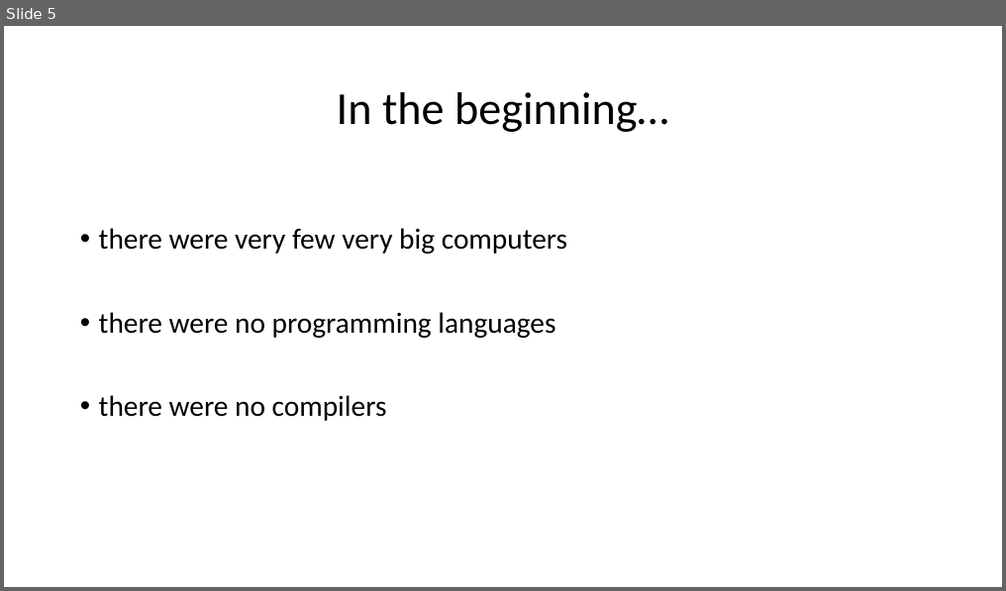
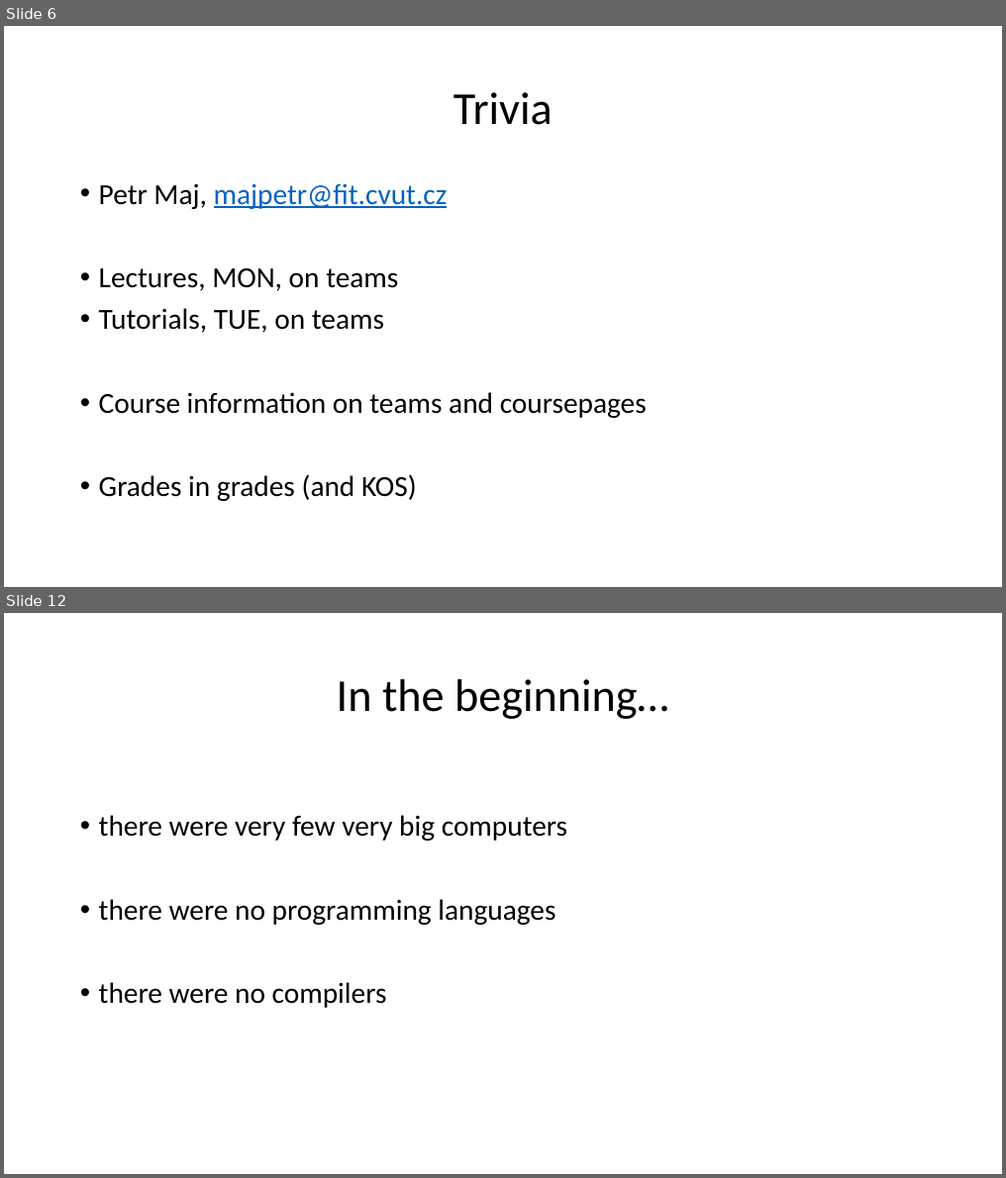
Before and after one commit to ganoliz/NI-GEN, a slide deck: media/NI-GEN-1.pptx. Shown one above the other, each under a label of ours: slide 5 before the commit, slides 6 and 12 after it; the slides between them are not shown. The pictures are 1006x591 and 1006x1178 pixels, drawn with LibreOffice and Linux fonts; fonts in the diff are those of the drawing. Boxes give left, top, right and bottom in pixels: in the first picture for what was removed or moved away, otherwise in the second. Text is boxed around its words. In the diff, an @@ line names an element or a change of style, - is before the commit and + after.

```diff
--- a/media/NI-GEN-1.pptx
+++ b/media/NI-GEN-1.pptx
@@ slide 6 added at (x1=4, y1=26, x2=1002, y2=587), background #FFFFFF @@
@@ title added at (x1=453, y1=92, x2=552, y2=125), 44 pt, text #000000 @@
+Trivia
@@ text added at (x1=99, y1=183, x2=647, y2=501), 28 pt, text #000000 @@
+• Petr Maj, majpetr@fit.cvut.cz
+• Lectures, MON, on teams
+• Tutorials, TUE, on teams
+• Course information on teams and coursepages
+• Grades in grades (and KOS)
@@ what was slide 5 is now slide 12 @@
```
Also in this commit, not shown: 5 slides changed, 18 other slides added, 5 slides removed, 6 other files.
